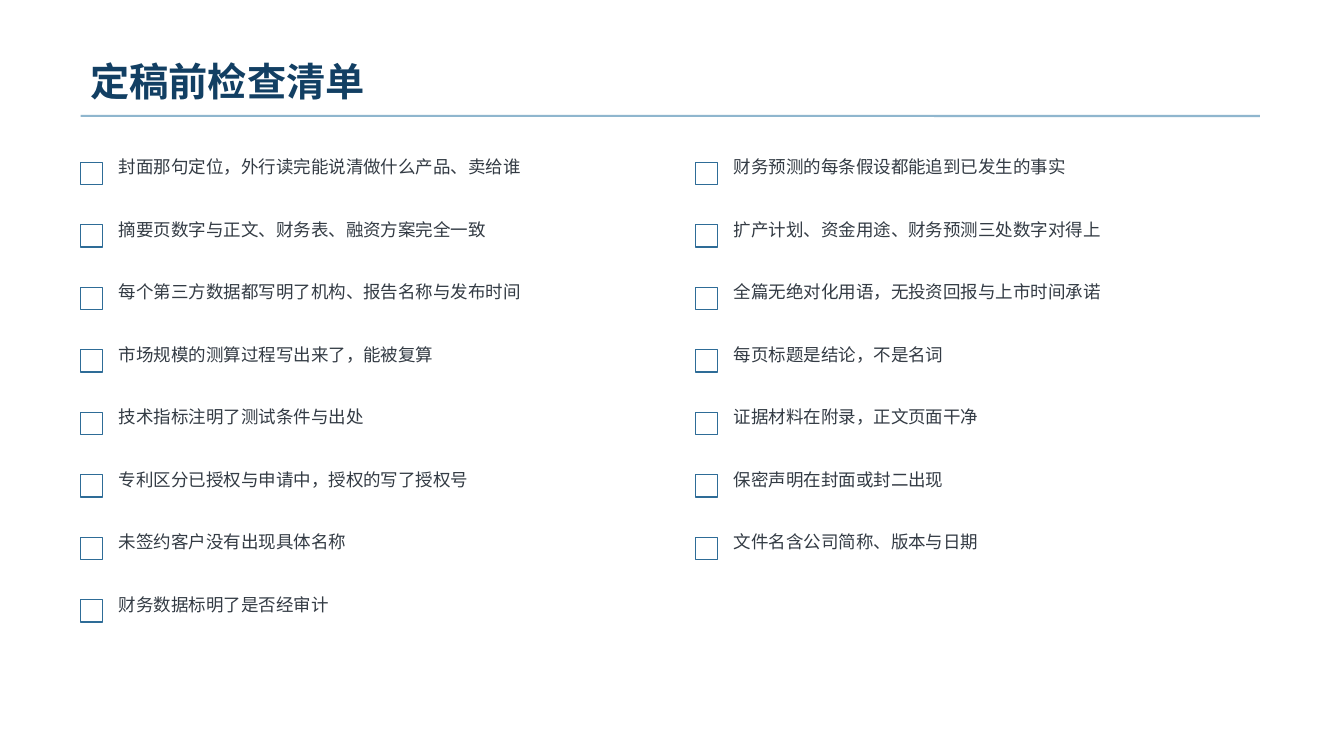
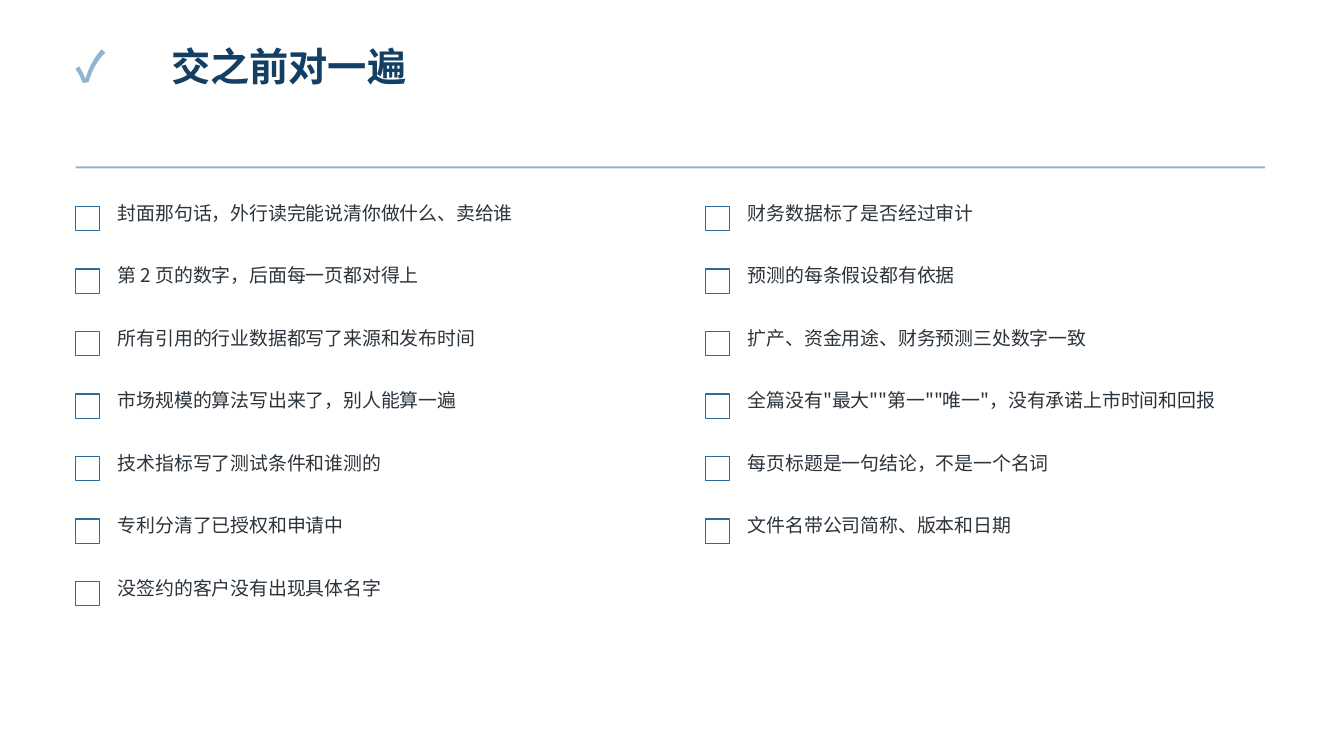
Before and after one commit to xid013-ux/JXD, a slide deck: slide 20 of output/BP框架/融资BP框架模板.pptx (slide 26 before the commit). Drawn at 1344x756 pixels with LibreOffice and Linux fonts; fonts in the diff are those of the drawing. Boxes give left, top, right and bottom in pixels: in the first picture for what was removed or moved away, otherwise in the second. Text is boxed around its words. In the diff, an @@ line names an element or a change of style, - is before the commit and + after.

```diff
--- a/output/BP框架/融资BP框架模板.pptx
+++ b/output/BP框架/融资BP框架模板.pptx
@@ text added at (76,34,197,97), 30 pt, text #8FB6CE, bold @@
+✓
@@ text added at (171,47,406,85), 28 pt, text #123F63, bold @@
+交之前对一遍
@@ text removed at (91,62,365,100) @@
-定稿前检查清单
@@ line moved from (81, 116) - (1260, 116) to (76, 167) - (1265, 167) @@
@@ rectangle removed at (81,162,103,185) @@
@@ rectangle removed at (696,162,718,185) @@
@@ text at (118,204,513,222): text changed; size 12.5 to 13.5 pt; text colour #333B44 to #2B333B @@
-封面那句定位，外行读完能说清做什么产品、卖给谁
+封面那句话，外行读完能说清你做什么、卖给谁
@@ text at (748,204,974,222): text changed; size 12.5 to 13.5 pt; text colour #333B44 to #2B333B @@
-财务数据标明了是否经审计
+财务数据标了是否经过审计
@@ text removed at (119,221,486,238) @@
-摘要页数字与正文、财务表、融资方案完全一致
@@ text added at (118,266,419,284), 13.5 pt, text #2B333B @@
+第 2 页的数字，后面每一页都对得上
@@ text at (748,266,955,284): text changed; size 12.5 to 13.5 pt; text colour #333B44 to #2B333B @@
-财务预测的每条假设都能追到已发生的事实
+预测的每条假设都有依据
@@ text removed at (734,283,1101,300) @@
-全篇无绝对化用语，无投资回报与上市时间承诺
@@ text at (118,329,475,347): text changed; size 12.5 to 13.5 pt; text colour #333B44 to #2B333B @@
-每个第三方数据都写明了机构、报告名称与发布时间
+所有引用的行业数据都写了来源和发布时间
@@ text at (748,329,1086,347): text changed; size 12.5 to 13.5 pt; text colour #333B44 to #2B333B @@
-扩产计划、资金用途、财务预测三处数字对得上
+扩产、资金用途、财务预测三处数字一致
@@ text at (118,391,456,409): text changed; size 12.5 to 13.5 pt; text colour #333B44 to #2B333B @@
-市场规模的测算过程写出来了，能被复算
+市场规模的算法写出来了，别人能算一遍
@@ text removed at (734,408,979,425) @@
-证据材料在附录，正文页面干净
@@ text added at (748,391,1215,409), 13.5 pt, text #2B333B @@
+全篇没有"最大""第一""唯一"，没有承诺上市时间和回报
@@ text at (118,454,381,472): text changed; size 12.5 to 13.5 pt; text colour #333B44 to #2B333B @@
-技术指标注明了测试条件与出处
+技术指标写了测试条件和谁测的
@@ 6 rectangles: place and size @@
-6 rectangles at (696,225,718,560)
+6 rectangles at (706,207,730,543)
@@ text removed at (734,471,944,488) @@
-保密声明在封面或封二出现
@@ text at (748,454,1049,472): text changed; size 12.5 to 13.5 pt; text colour #333B44 to #2B333B @@
-每页标题是结论，不是名词
+每页标题是一句结论，不是一个名词
@@ text at (118,516,344,534): text changed; size 12.5 to 13.5 pt; text colour #333B44 to #2B333B @@
-专利区分已授权与申请中，授权的写了授权号
+专利分清了已授权和申请中
@@ text at (748,516,1011,534): text changed; size 12.5 to 13.5 pt; text colour #333B44 to #2B333B @@
-文件名含公司简称、版本与日期
+文件名带公司简称、版本和日期
@@ 7 rectangles: place and size @@
-7 rectangles at (81,225,103,622)
+7 rectangles at (76,207,100,606)
@@ text at (118,579,381,597): text changed; size 12.5 to 13.5 pt; text colour #333B44 to #2B333B @@
-未签约客户没有出现具体名称
+没签约的客户没有出现具体名字
```
Also in this commit, not shown: 20 slides added, 25 slides removed, 10 other files.
